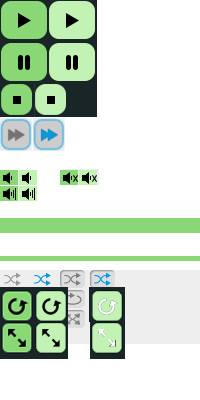
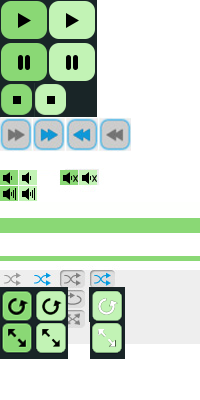
Revision of a layered 200x400 image; what changed, layer by layer:
added layer "Layer 23" above "Layer 20" over <box>66,117,131,152</box>
